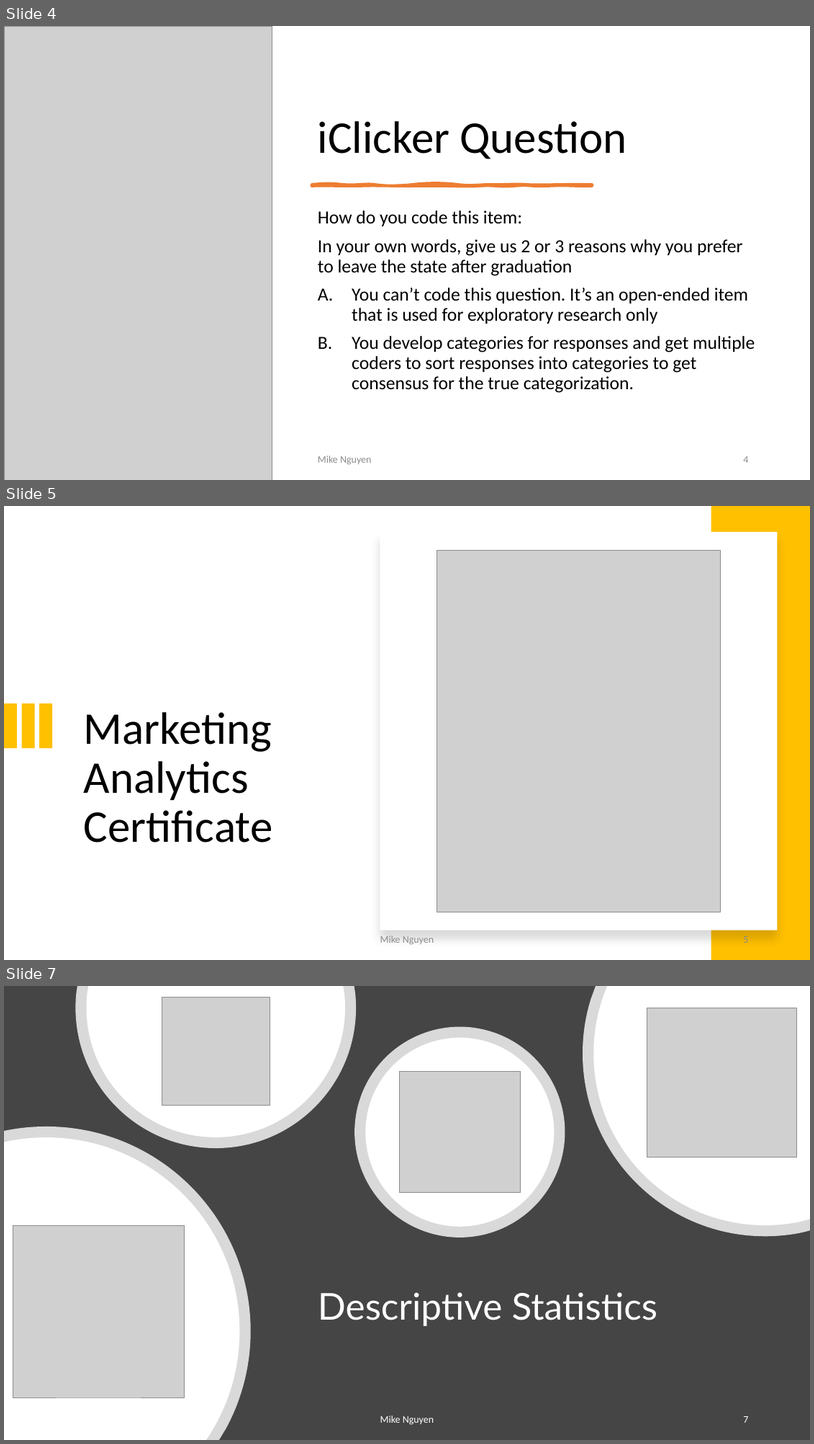
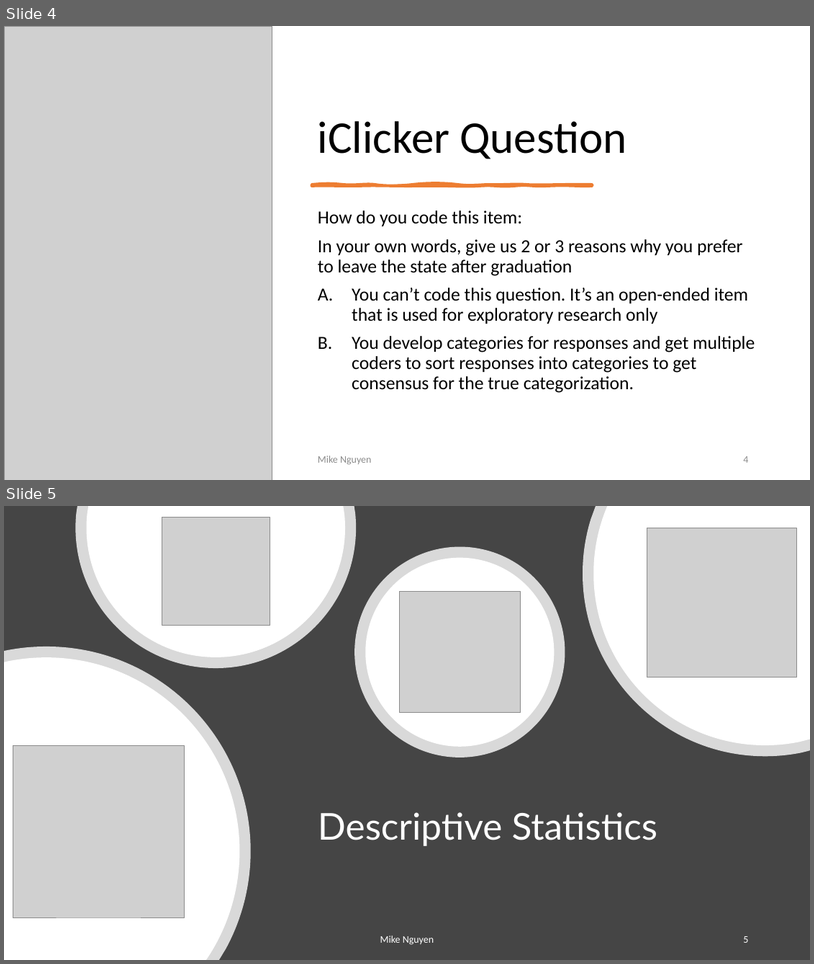
Before and after one commit to mikenguyen13/mar4050_S22, a slide deck: lectures/9/1_Descriptive Statistics.pptx. Shown one above the other, each under a label of ours: slides 4, 5 and 7 before the commit, slides 4 and 5 after it; the slides between them are not shown. The pictures are 814x1444 and 814x964 pixels, drawn with LibreOffice and Linux fonts; fonts in the diff are those of the drawing; grey boxes stand for pictures. Boxes give left, top, right and bottom in pixels: in the first picture for what was removed or moved away, otherwise in the second. Text is boxed around its words. In the diff, an @@ line names an element or a change of style, - is before the commit and + after.

```diff
--- a/lectures/9/1_Descriptive Statistics.pptx
+++ b/lectures/9/1_Descriptive Statistics.pptx
@@ slide 5 removed at (x1=4, y1=506, x2=810, y2=960), background #FFFFFF @@
@@ rectangle removed at (x1=712, y1=506, x2=810, y2=960) @@
@@ rectangle removed at (x1=381, y1=532, x2=778, y2=930) @@
@@ picture removed at (x1=437, y1=550, x2=721, y2=912) @@
@@ rectangle removed at (x1=4, y1=703, x2=17, y2=748) @@
@@ rectangle removed at (x1=21, y1=703, x2=34, y2=748) @@
@@ rectangle removed at (x1=40, y1=703, x2=52, y2=748) @@
@@ title removed at (x1=84, y1=712, x2=273, y2=842) @@
-Marketing Analytics Certificate
@@ text removed at (x1=381, y1=935, x2=434, y2=944) @@
-Mike Nguyen
@@ page number removed at (x1=743, y1=936, x2=748, y2=942) @@
-5
@@ what was slide 7 is now slide 5 @@
@@ page number at (x1=743, y1=936, x2=748, y2=942): text changed @@
-7
+5
```
Also in this commit, not shown: 3 slides changed, 1 other slide removed, 3 other files.
